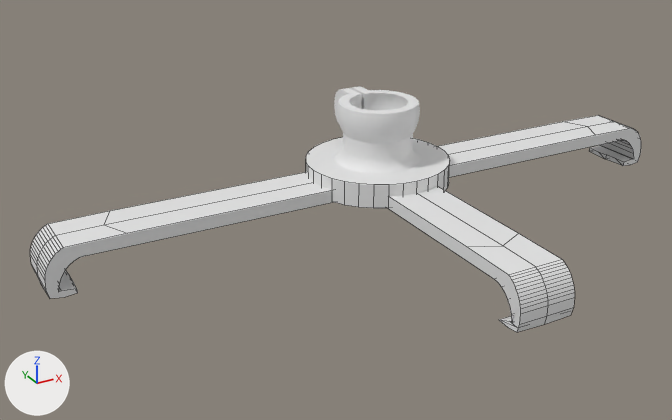
Before and after pictures for a commit that changed the Blender file ipad-headrest-mount/female-balljoint.blend.
Camera for both pictures: a 50 mm camera at (-13.91, -22.68, 10.38) aimed at (-1.29, 0.27, -1.09). Every picture has the same lights, and +X, +Y and +Z are marked at lower left. Mesh edges are drawn as thin lines on the coarser meshes.

The older version as bpy lines, for what is in view:
```python
me_cube_010 = bpy.data.meshes.new('Cube.010')
me_cube_010.from_pydata(...)  # 91 vertices, 58 faces; spans x 0.0..100.0, y -83.0..83.0, z -100.0..100.0
me_cube_012 = bpy.data.meshes.new('Cube.012')
me_cube_012.from_pydata(...)  # 91 vertices, 58 faces; spans x 7.0..100.0, y -83.0..83.0, z -100.0..100.0
me_cylinder = bpy.data.meshes.new('Cylinder')
me_cylinder.from_pydata(...)  # a 32-sided cylinder along z spanning x -100.0..100.0, y -100.0..100.0, z -379.0..100.0
me_plate = bpy.data.meshes.new('plate')
me_plate.from_pydata(...)  # 1833 vertices, 3514 faces; spans x 3509.0..6131.0, y 1539.0..4924.0, z 173.0..2110.0
ob_cube_000 = bpy.data.objects.new('Cube.000', me_cube_010)
ob_cube_000.location = (0.0, 0.0, -0.6)
ob_cube_000.rotation_euler = (0.0, 0.0, 3.142)  # degrees (0, 0, 180)
ob_cube_000.scale = (0.103, 0.01, 0.007)
ob_cube_002 = bpy.data.objects.new('Cube.002', me_cube_012)
ob_cube_002.location = (0.0, 2.35, -0.6)
ob_cube_002.rotation_euler = (0.0, 0.0, 4.712)  # degrees (0, 0, 270)
ob_cube_002.scale = (0.103, 0.01, 0.007)
ob_cylinder = bpy.data.objects.new('Cylinder', me_cylinder)
ob_cylinder.location = (0.0, 0.0, 0.31)
ob_cylinder.scale = (0.0218, 0.0218, 0.0015)
ob_plate = bpy.data.objects.new('plate', me_plate)
ob_plate.location = (-4.83, -2.85, 0.13)
ob_plate.scale = (0.001, 0.001, 0.001)
# also in view: 'Cube.001' at (5.15, 0.0, -0.6)
```
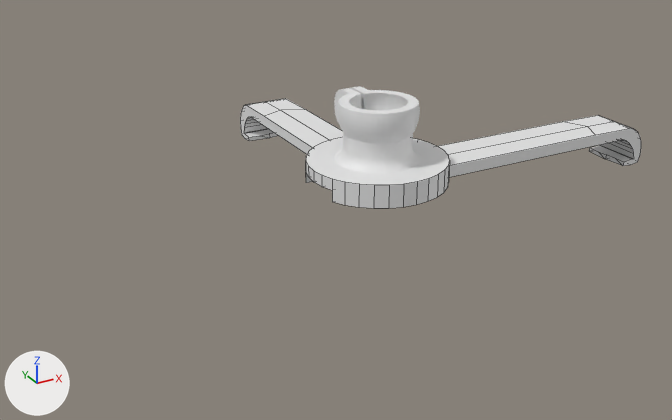
Commit message: / ‘ipad-headrest-mount/female-balljoint.blend’ / ‘ipad-headrest-mount/female-balljoint.blend1’

Boxes (x1, y1, x2, y2) around the edits, measured in the pictures (672 x 420 px; the box of a moved part takes in the faces that stretch with it):
'Cube.000', reshaped, moved, turned: before (30, 172, 332, 298); after (240, 99, 343, 154)
'Cube.002', deleted: before (388, 186, 575, 332)
part 1 of me_cube_010, moved or reshaped: before (45, 172, 332, 298); after (240, 105, 343, 154)
part 2 of me_cylinder, built on: (306, 162, 332, 190) in both

What changed in the scene script:
```text
Change me_cube_010:
    used by ob_cube_000; location = (0.0, 0.0, -0.6); rotation_euler = (0.0, 0.0, 3.142), in degrees (0, 0, 180); scale = (0.103, 0.01, 0.007)
    remove me_cube_010.from_pydata(...)  # 91 vertices, 58 faces; spans x 0.0..100.0, y -83.0..83.0, z -100.0..100.0
    add me_cube_010.from_pydata(...)  # 97 vertices, 60 faces; spans x 0.0..100.0, y -83.0..83.0, z -100.0..100.0
    me_cube_010 part 1
    6 faces are deleted
    6 vertices are added at (45.0, -83.0, 46.0), (39.0, -83.0, 100.0), (45.0, 83.0, 46.0), (39.0, 83.0, 100.0), (20.0, -83.0, 100.0), (20.0, 83.0, 100.0)
    8 new faces join them
Change me_cylinder:
    used by ob_cylinder; location = (0.0, 0.0, 0.31); scale = (0.0218, 0.0218, 0.0015)
    remove me_cylinder.from_pydata(...)  # 64 vertices, 34 faces; spans x -100.0..100.0, y -100.0..100.0, z -379.0..100.0
    add me_cylinder.from_pydata(...)  # 90 vertices, 55 faces; spans x -100.0..100.0, y -100.0..100.0, z -379.0..100.0
    me_cylinder part 2
    6 vertices are removed from x -100.0..100.0, y -20.0..20.0, z -379.0
    10 faces are deleted
    26 vertices are added at x -100.0..92.0, y -38.0..38.0, z -379.0..-142.0
    6 new vertices lie (0.0, 0.0, -243.0) away from vertices in x -100.0..100.0, y -20.0..20.0, z 100.0
    31 new faces join them
Remove ob_cube_002:
    ob_cube_002 = bpy.data.objects.new('Cube.002', me_cube_012)
    ob_cube_002.location = (0.0, 2.35, -0.6)
    ob_cube_002.rotation_euler = (0.0, 0.0, 4.712)  # degrees (0, 0, 270)
    ob_cube_002.scale = (0.103, 0.01, 0.007)
Change ob_cube_000:
    ob_cube_000.location: (0.0, 0.0, -0.6) -> (0.0, -1.67, -0.6)
    ob_cube_000.rotation_euler: (0.0, 0.0, 3.142) -> (0.0, 0.0, 7.854)  # degrees (0, 0, 180) -> degrees (0, 0, 90)
```
